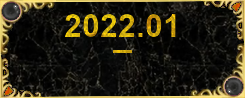
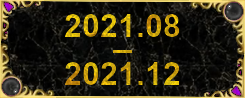
Layer changes from the first (245, 98) image to the second:
hid group "202201-" (12 layers) over (x1=0, y1=0, x2=245, y2=98)
added group "202108-202112" with 12 layers above "202101-202107" over (x1=0, y1=0, x2=245, y2=98)
added group "Data #9" with 4 layers in group "202108-202112" over (x1=65, y1=14, x2=180, y2=85)
added layer "Wklejona warstwa #9" in group "Data #9" over (x1=65, y1=14, x2=180, y2=85)
added group "100 #7" with 6 layers in group "202108-202112" over (x1=0, y1=0, x2=245, y2=98)
added layer "lg #9" in group "100 #7" over (x1=189, y1=0, x2=245, y2=55)
added layer "g #9" in group "100 #7" over (x1=17, y1=0, x2=228, y2=2)
added layer "pg #9" in group "100 #7" over (x1=0, y1=0, x2=44, y2=44)
added layer "pd #9" in group "100 #7" over (x1=0, y1=43, x2=56, y2=98)
added layer "d #9" in group "100 #7" over (x1=17, y1=96, x2=228, y2=98)
added layer "ld #9" in group "100 #7" over (x1=201, y1=54, x2=245, y2=98)
